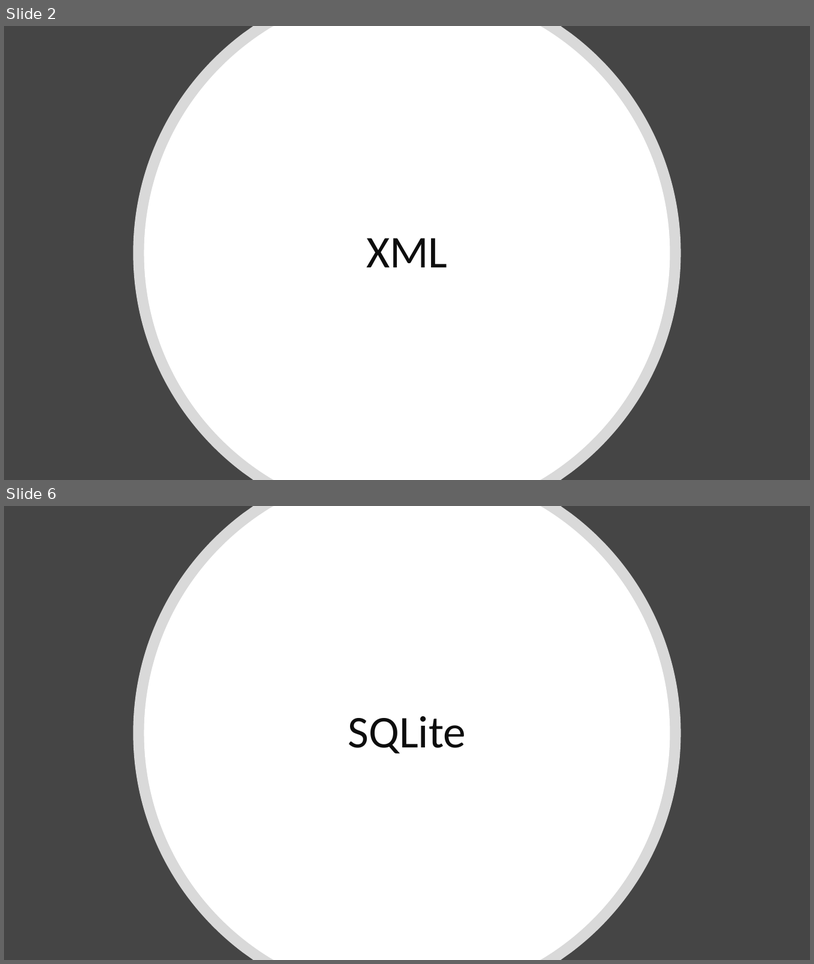
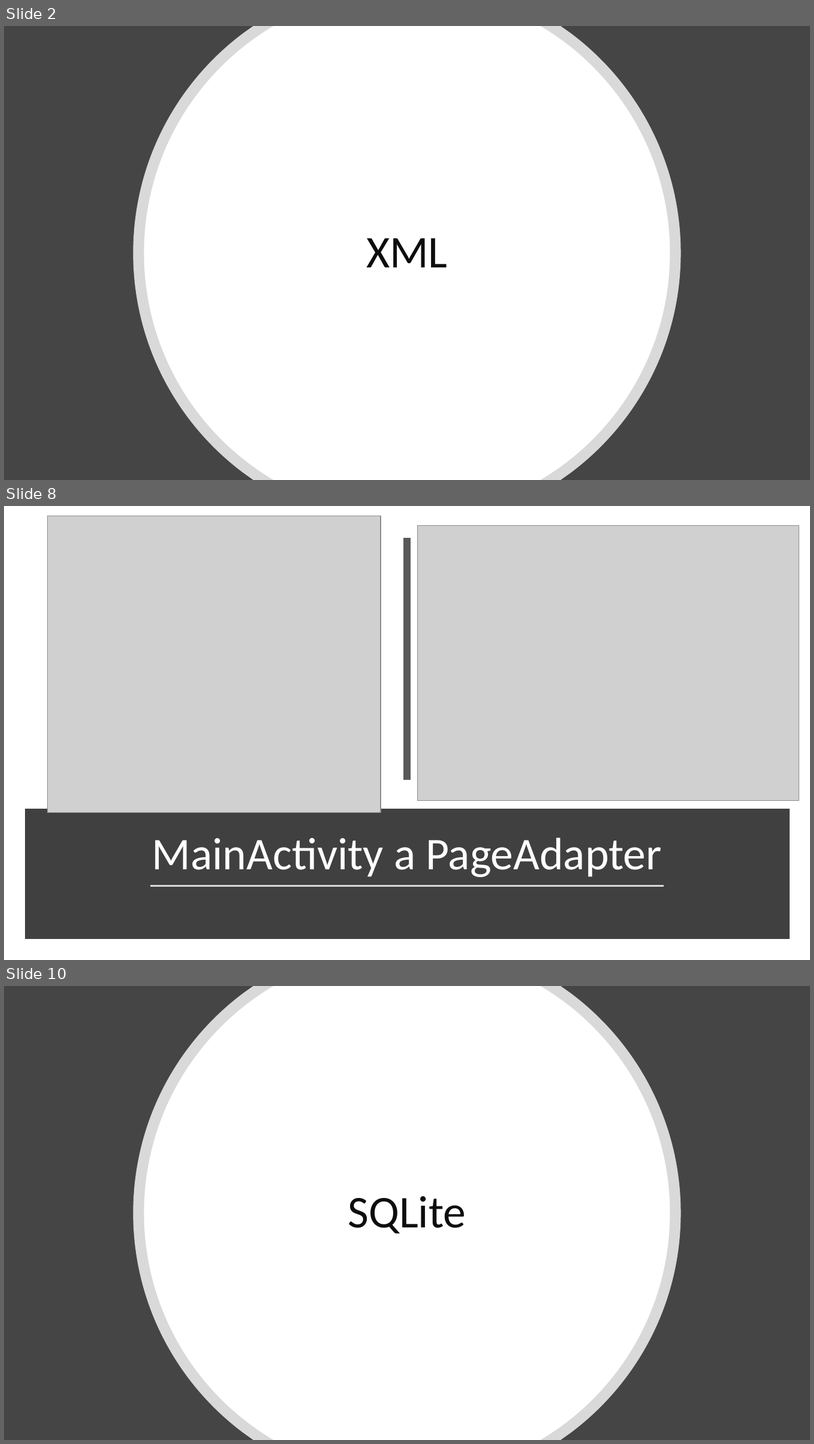
Before and after one commit to cink01/PMP, a slide deck: Prezentace_2.pptx. Shown one above the other, each under a label of ours: slides 2 and 6 before the commit, slides 2, 8 and 10 after it; the slides between them are not shown. The pictures are 814x964 and 814x1444 pixels, drawn with LibreOffice and Linux fonts; fonts in the diff are those of the drawing; grey boxes stand for pictures. Boxes give left, top, right and bottom in pixels: in the first picture for what was removed or moved away, otherwise in the second. Text is boxed around its words. In the diff, an @@ line names an element or a change of style, - is before the commit and + after.

Commit message:
Pridana aplikace TappedActivity a prezentace doplnena o aplikaci TapPage

```diff
--- a/Prezentace_2.pptx
+++ b/Prezentace_2.pptx
@@ slide 8 added at [4,506,810,960], background #FFFFFF @@
@@ picture added at [48,516,381,813] @@
@@ line added from (408, 537) to (408, 780), #595959 8 pt @@
@@ picture added at [418,525,800,801] @@
@@ rectangle added at [29,813,786,935], fill #404040, outline #404040 10 pt @@
@@ title added at [152,837,662,877], 54 pt, text #FFFFFF @@
+MainActivity a PageAdapter
@@ line added from (150, 886) to (665, 886), #D9D9D9 1.75 pt @@
@@ what was slide 6 is now slide 10 @@
```
Also in this commit, not shown: 3 slides changed, 4 other slides added, 1 slide removed, 49 other files.
